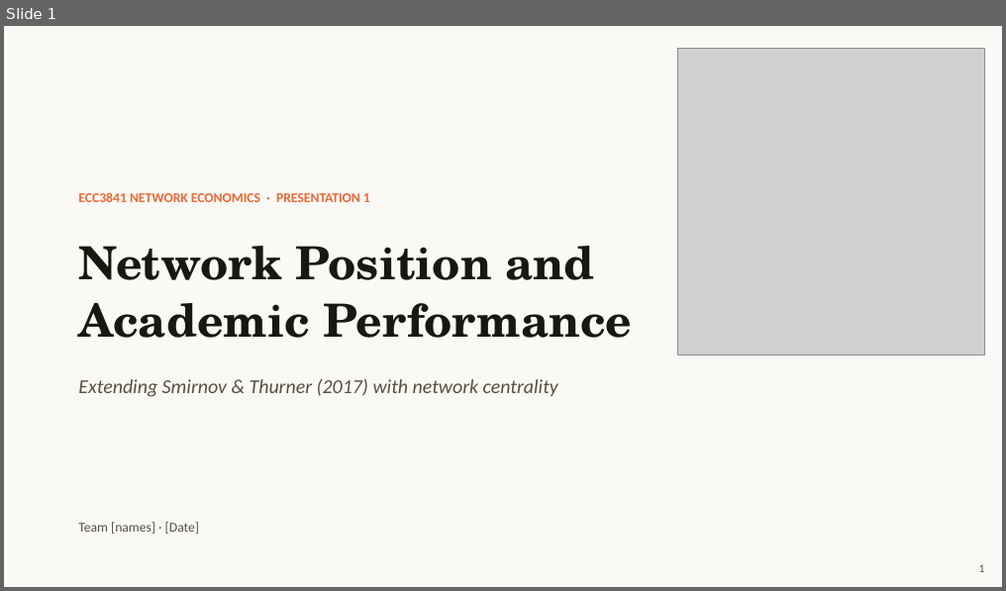
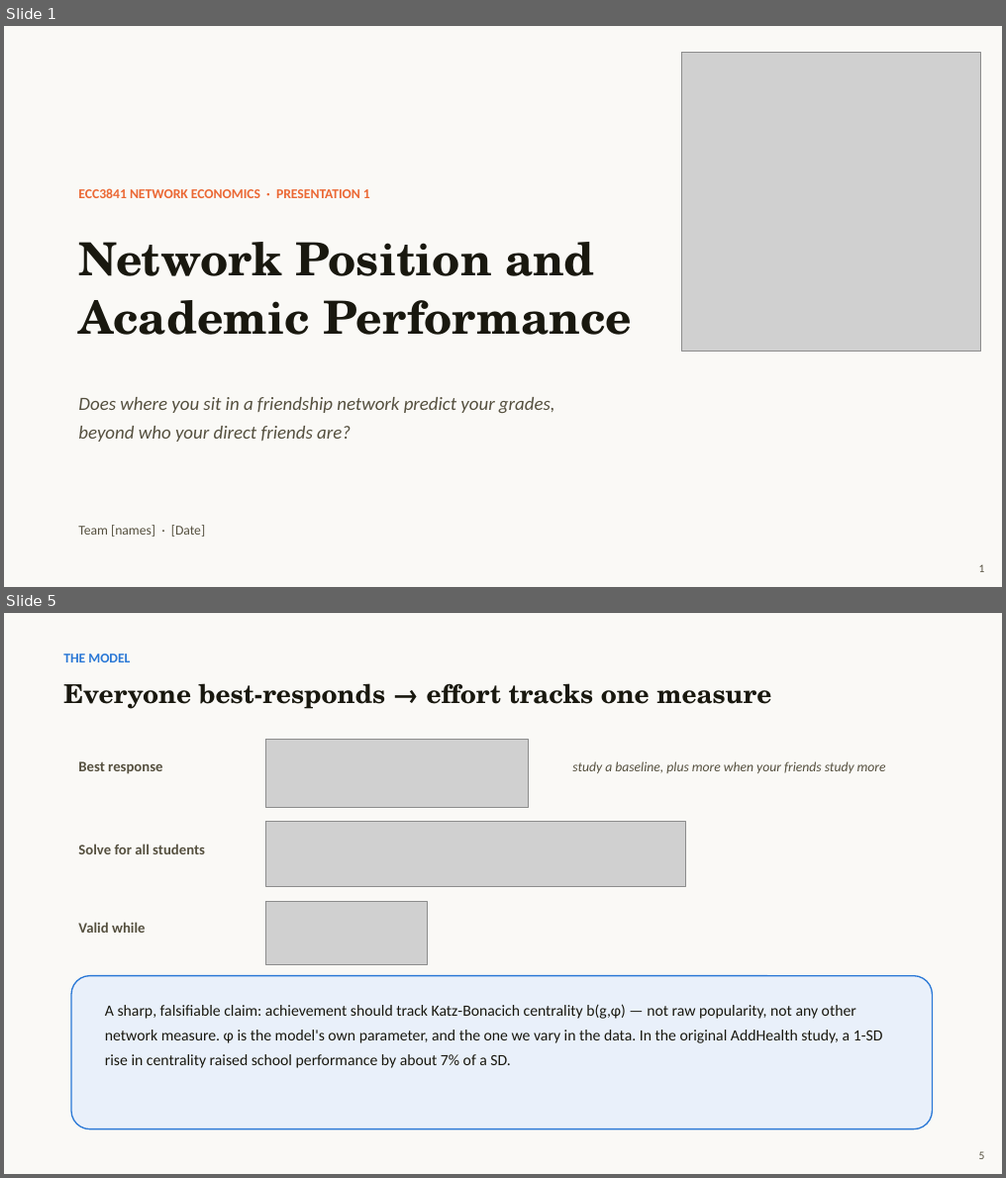
Before and after one commit to TingyingHuang/ECC3841-network-position-and-academic-performance, a slide deck: slides/Presentation1.pptx. Shown one above the other, each under a label of ours: slide 1 before the commit, slides 1 and 5 after it; the slides between them are not shown. The pictures are 1006x591 and 1006x1178 pixels, drawn with LibreOffice and Linux fonts; fonts in the diff are those of the drawing; grey boxes stand for pictures. Boxes give left, top, right and bottom in pixels: in the first picture for what was removed or moved away, otherwise in the second. Text is boxed around its words. In the diff, an @@ line names an element or a change of style, - is before the commit and + after.

```diff
--- a/slides/Presentation1.pptx
+++ b/slides/Presentation1.pptx
@@ slide 5 added at [4, 613, 1002, 1174], background #FFFFFF @@
@@ rectangle added at [4, 613, 1002, 1174], fill #FAF9F6 @@
@@ text added at [63, 654, 130, 663], 13 pt, text #2A78D6, bold @@
+THE MODEL
@@ text added at [63, 683, 771, 709], 25 pt, text #19180F, bold @@
+Everyone best-responds → effort tracks one measure
@@ picture added at [266, 739, 528, 808] @@
@@ text added at [78, 761, 162, 774], 14 pt, text #55503F, bold @@
+Best response
@@ text added at [572, 761, 886, 773], 13 pt, text #55503F, italic @@
+study a baseline, plus more when your friends study more
@@ text added at [78, 844, 205, 855], 14 pt, text #55503F, bold @@
+Solve for all students
@@ picture added at [266, 821, 685, 886] @@
@@ picture added at [266, 901, 427, 964] @@
@@ text added at [78, 922, 145, 933], 14 pt, text #55503F, bold @@
+Valid while
@@ rounded rectangle added at [71, 976, 933, 1130], fill #E9F0FA, outline #2A78D6 1.25 pt @@
@@ text added at [105, 1004, 883, 1068], 15 pt, text #19180F @@
+A sharp, falsifiable claim: achievement should track Katz-Bonacich centrality b(g,φ) — not raw popularity, not any other network measure. φ is the model's own parameter, and the one we vary in the data. In the original AddHealth study, a 1-SD rise in centrality raised school performance by about 7% of a SD.
@@ text added at [979, 1152, 985, 1159], 11 pt, text #55503F @@
+5
@@ slide 1 changed as well @@
@@ picture: place and size @@
-picture at [678, 49, 985, 356]
+picture at [681, 52, 981, 352]
@@ text "ECC3841 NETWORK ECONOMICS · PRESENTATION ...": place and size @@
-text "ECC3841 NETWORK ECONOMICS · PRESENTATION ..." at [78, 192, 370, 202]
+text "ECC3841 NETWORK ECONOMICS · PRESENTATION ..." at [78, 188, 370, 198]
@@ text "Network Position and": place and size @@
-text "Network Position and" at [78, 246, 632, 338]
+text "Network Position and" at [78, 242, 632, 335]
@@ text at [78, 397, 555, 442]: text changed; size 19 to 18 pt @@
-Extending Smirnov & Thurner (2017) with network centrality
+Does where you sit in a friendship network predict your grades,
+beyond who your direct friends are?
@@ text "Team [names] · [Date]" rewrapped from [78, 522, 199, 534] to [78, 525, 205, 537] @@
```
Also in this commit, not shown: 3 other slides changed, 7 other slides added, 5 slides removed, 9 other files.
